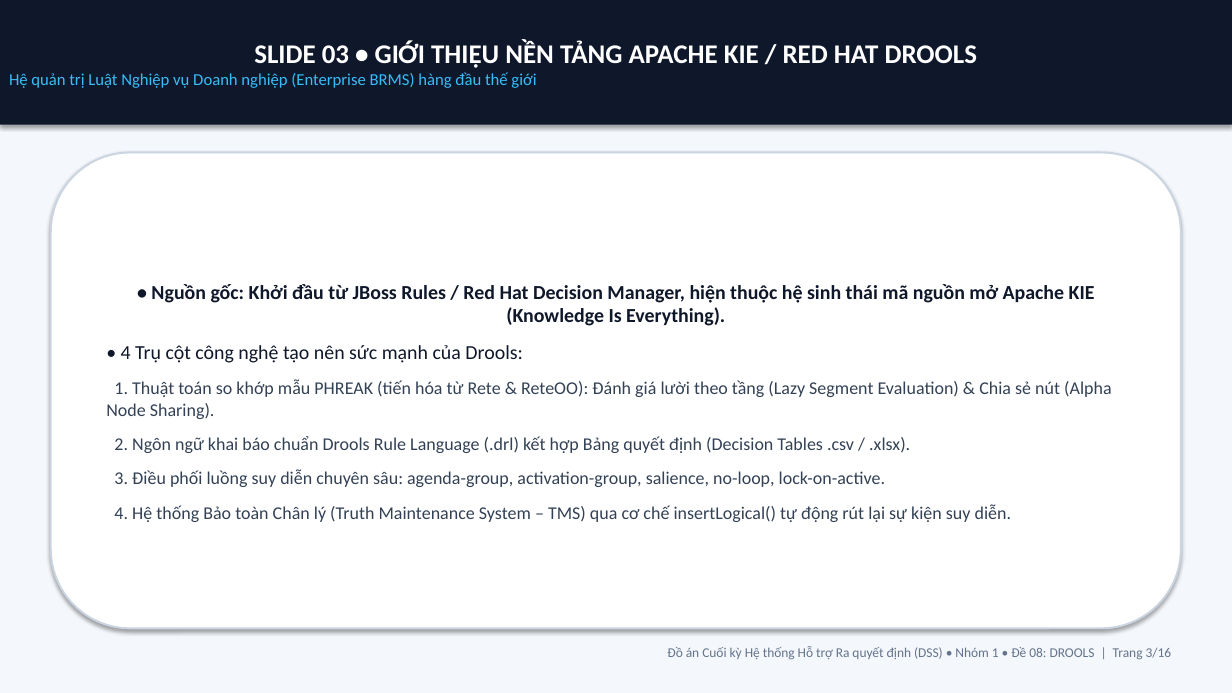
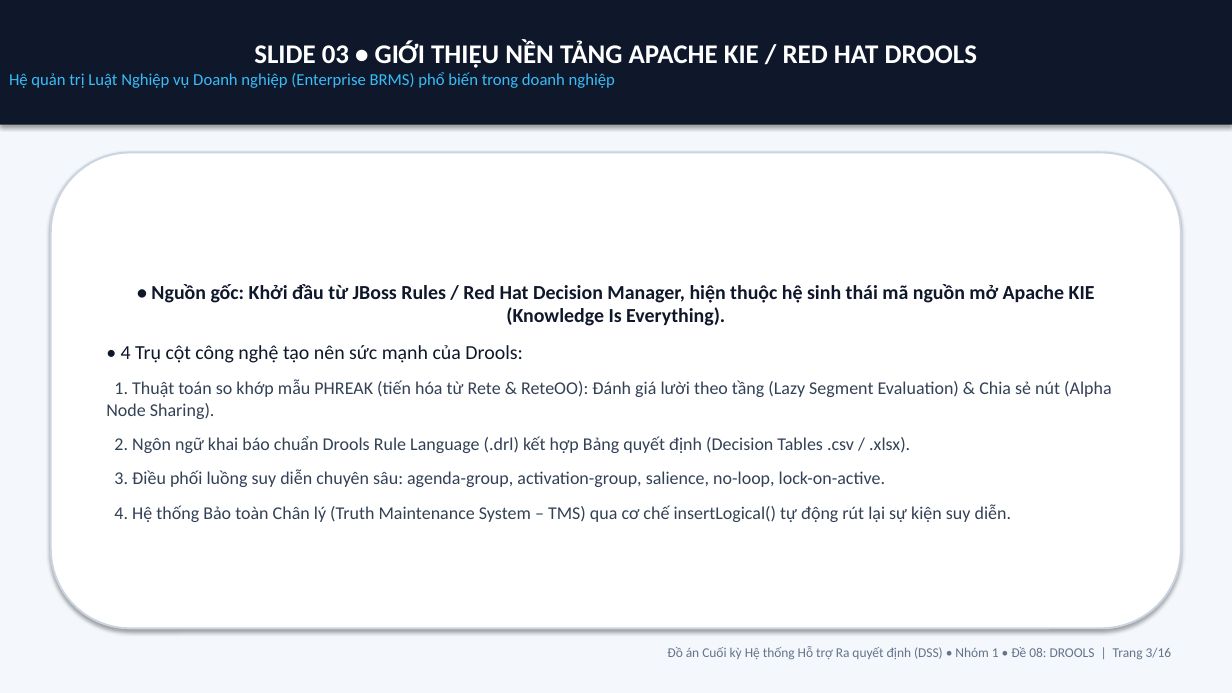
Before and after one commit to Vipwar/dss-nhom1-de08-drools, a slide deck: slide 3 of docs/SLIDE_THUYET_TRINH_DE_08_DROOLS_NHOM_1.pptx. Drawn at 1232x693 pixels with LibreOffice and Linux fonts; fonts in the diff are those of the drawing. Boxes give left, top, right and bottom in pixels: in the first picture for what was removed or moved away, otherwise in the second. Text is boxed around its words. In the diff, an @@ line names an element or a change of style, - is before the commit and + after.

```diff
--- a/docs/SLIDE_THUYET_TRINH_DE_08_DROOLS_NHOM_1.pptx
+++ b/docs/SLIDE_THUYET_TRINH_DE_08_DROOLS_NHOM_1.pptx
@@ text in rectangle at (9, 72, 615, 88): text changed @@
-Hệ quản trị Luật Nghiệp vụ Doanh nghiệp (Enterprise BRMS) hàng đầu thế giới
+Hệ quản trị Luật Nghiệp vụ Doanh nghiệp (Enterprise BRMS) phổ biến trong doanh nghiệp
```
Also in this commit, not shown: 9 other slides changed, 13 other files.
